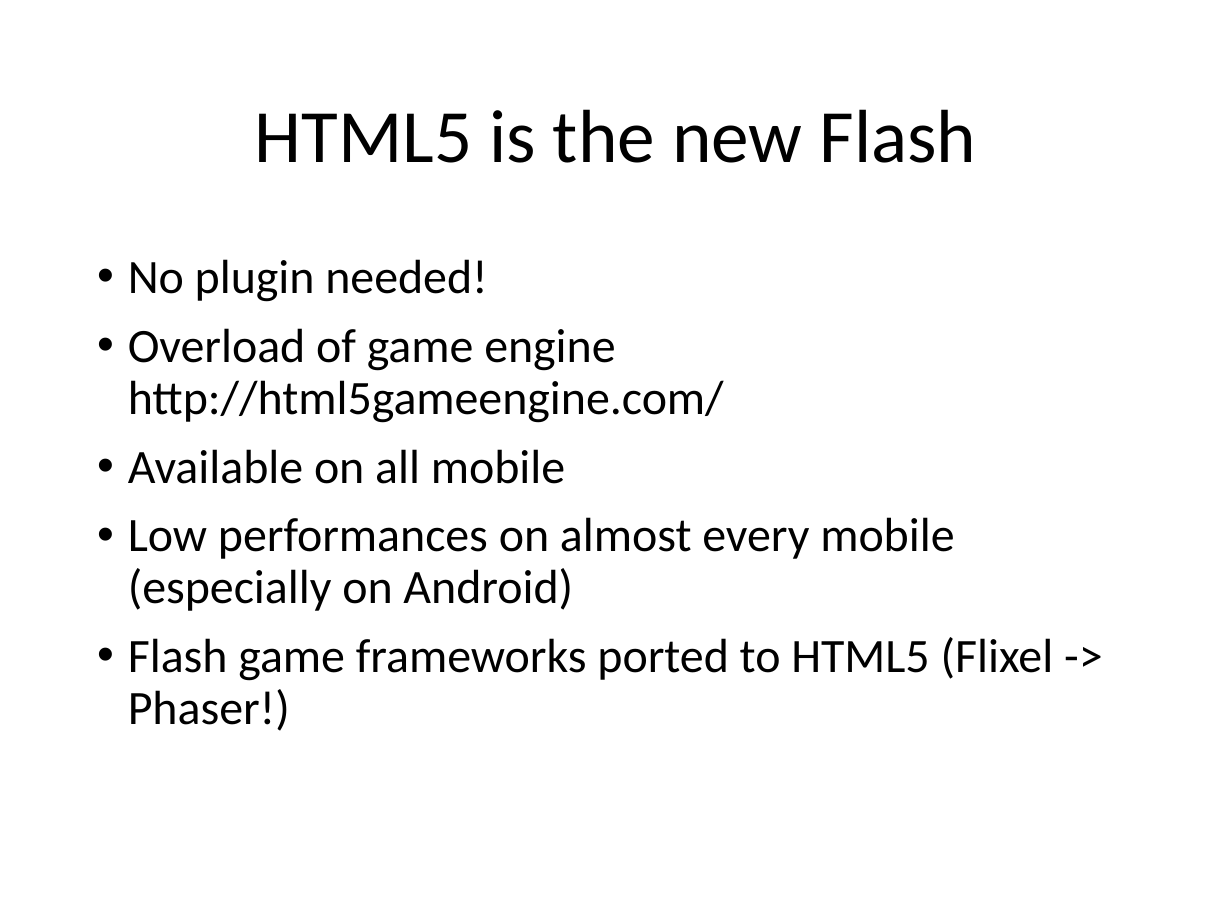
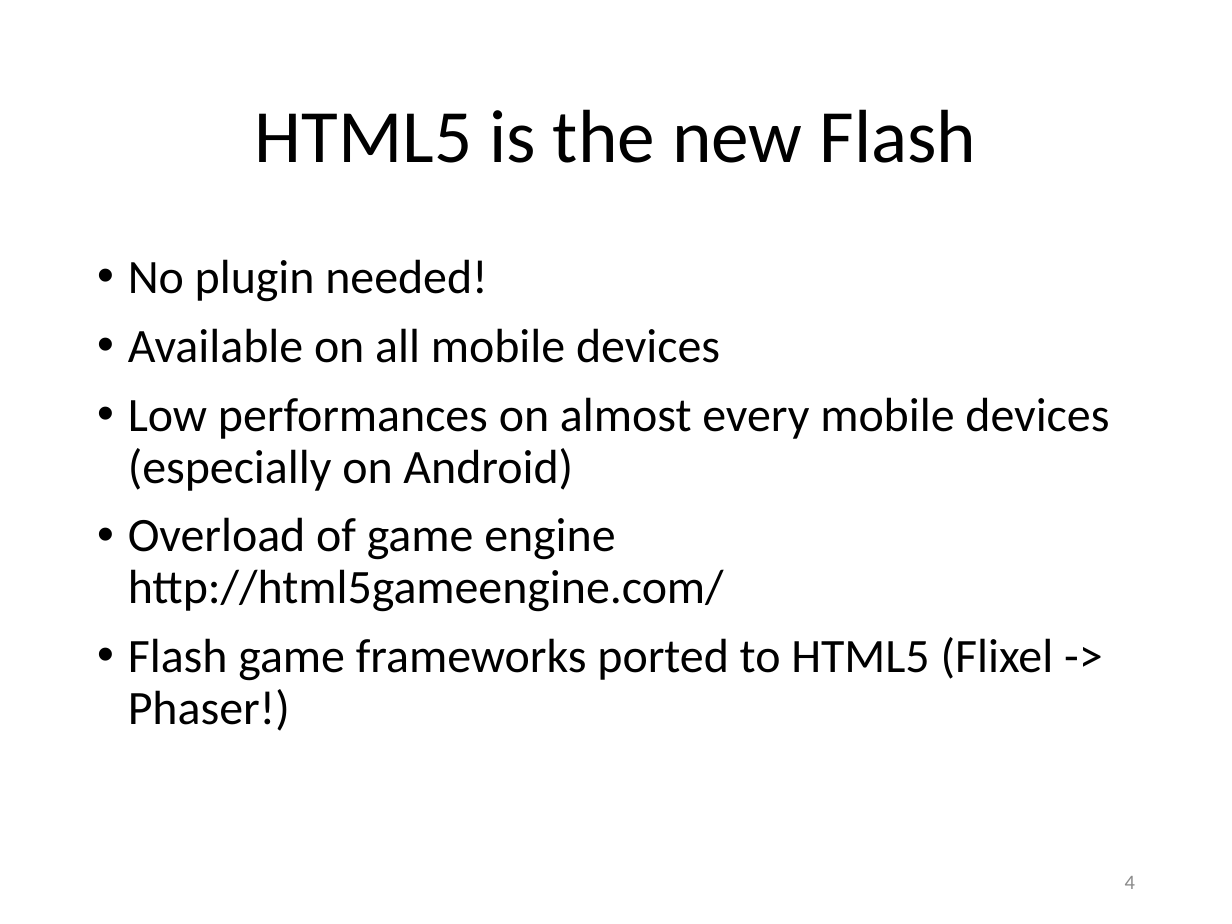
Before and after one commit to Lotti/codemotion2014, a slide deck: slide 4 of codemotion.pptx. Drawn at 1232x924 pixels with LibreOffice and Linux fonts; fonts in the diff are those of the drawing; background and template pictures are left out. Boxes give left, top, right and bottom in pixels: in the first picture for what was removed or moved away, otherwise in the second. Text is boxed around its words. In the diff, an @@ line names an element or a change of style, - is before the commit and + after.

```diff
--- a/codemotion.pptx
+++ b/codemotion.pptx
@@ text at (x1=128, y1=328, x2=1109, y2=491): paragraphs added @@
+• Available on all mobile devices
+• Low performances on almost every mobile devices (especially on Android)
@@ text at (x1=128, y1=449, x2=954, y2=611): paragraphs removed @@
-• Available on all mobile
-• Low performances on almost every mobile (especially on Android)
@@ page number added at (x1=1125, y1=876, x2=1135, y2=889), 12 pt, text #8C8C8C @@
+4
```
Also in this commit, not shown: 13 other slides changed, 8 slides added, 10 other files.
